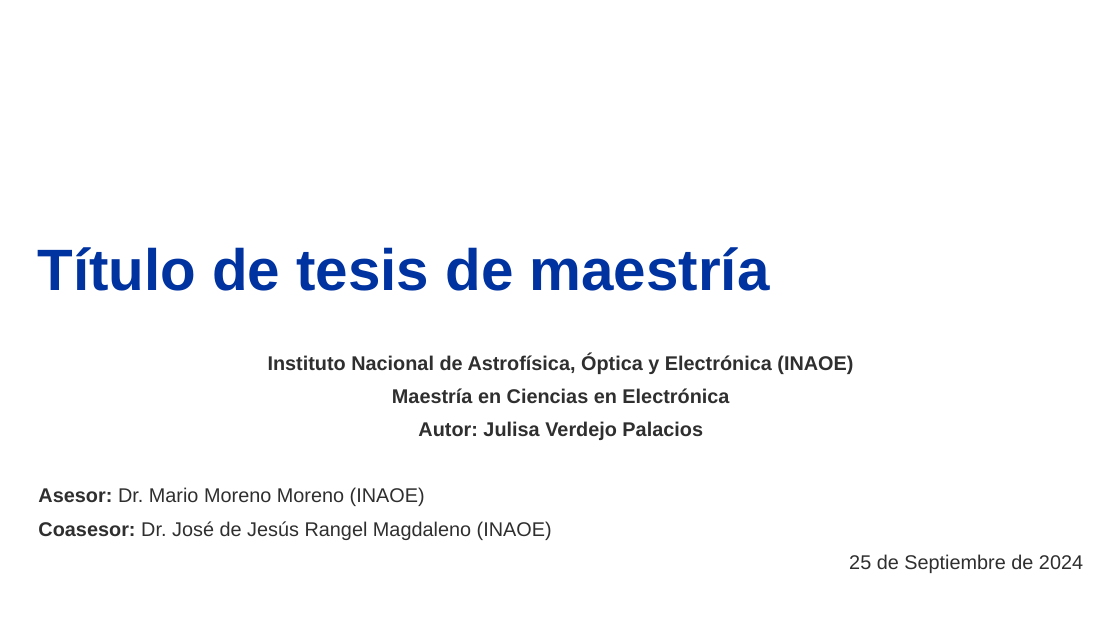
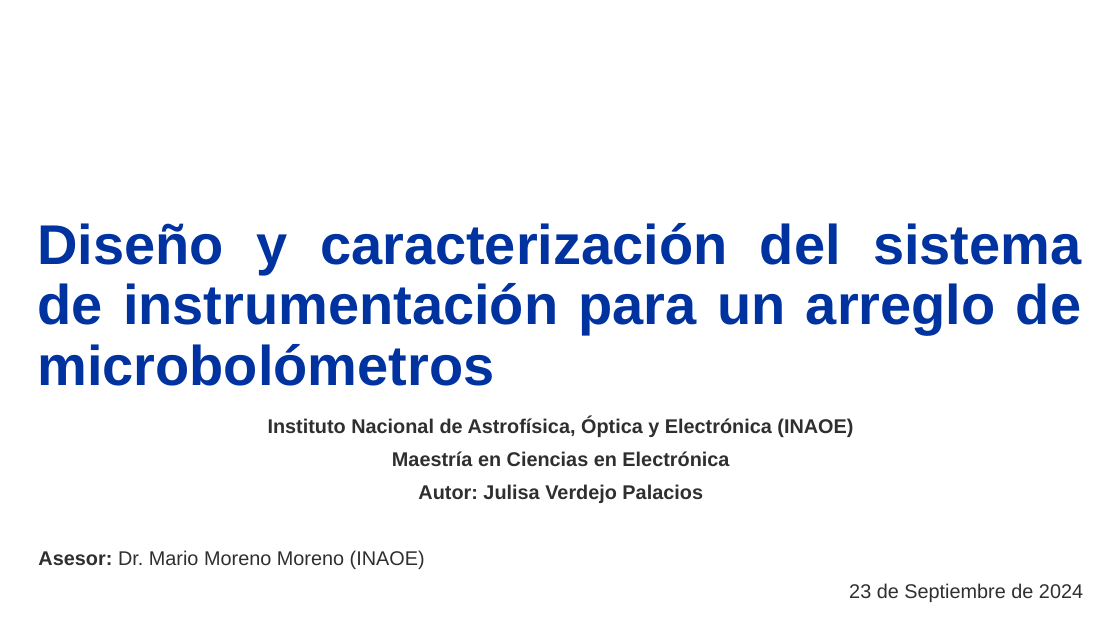
Before and after one commit to julisaverdejo/tesis_maestria, a slide deck: slide 1 of presentacion/presentacion_maestria.pptx. Drawn at 1120x630 pixels with LibreOffice and Linux fonts; fonts in the diff are those of the drawing; background and template pictures are left out. Boxes give left, top, right and bottom in pixels: in the first picture for what was removed or moved away, otherwise in the second. Text is boxed around its words. In the diff, an @@ line names an element or a change of style, - is before the commit and + after.

```diff
--- a/presentacion/presentacion_maestria.pptx
+++ b/presentacion/presentacion_maestria.pptx
@@ title at bbox=[37, 223, 1081, 386]: text changed; size 50 to 48 pt @@
-Título de tesis de maestría
+Diseño y caracterización del sistema de instrumentación para un arreglo de microbolómetros
@@ subtitle "Instituto Nacional de Astrofísica, Óptica ...": place and size @@
-subtitle "Instituto Nacional de Astrofísica, Óptica ..." at bbox=[38, 355, 1083, 573]
+subtitle "Instituto Nacional de Astrofísica, Óptica ..." at bbox=[38, 417, 1083, 602]
@@ subtitle at bbox=[849, 583, 1083, 602]: text changed @@
-Coasesor: Dr. José de Jesús Rangel Magdaleno (INAOE)
-25 de Septiembre de 2024
+23 de Septiembre de 2024
```
Also in this commit, not shown: 28 other slides changed, 12 slides added, 5 other files.
